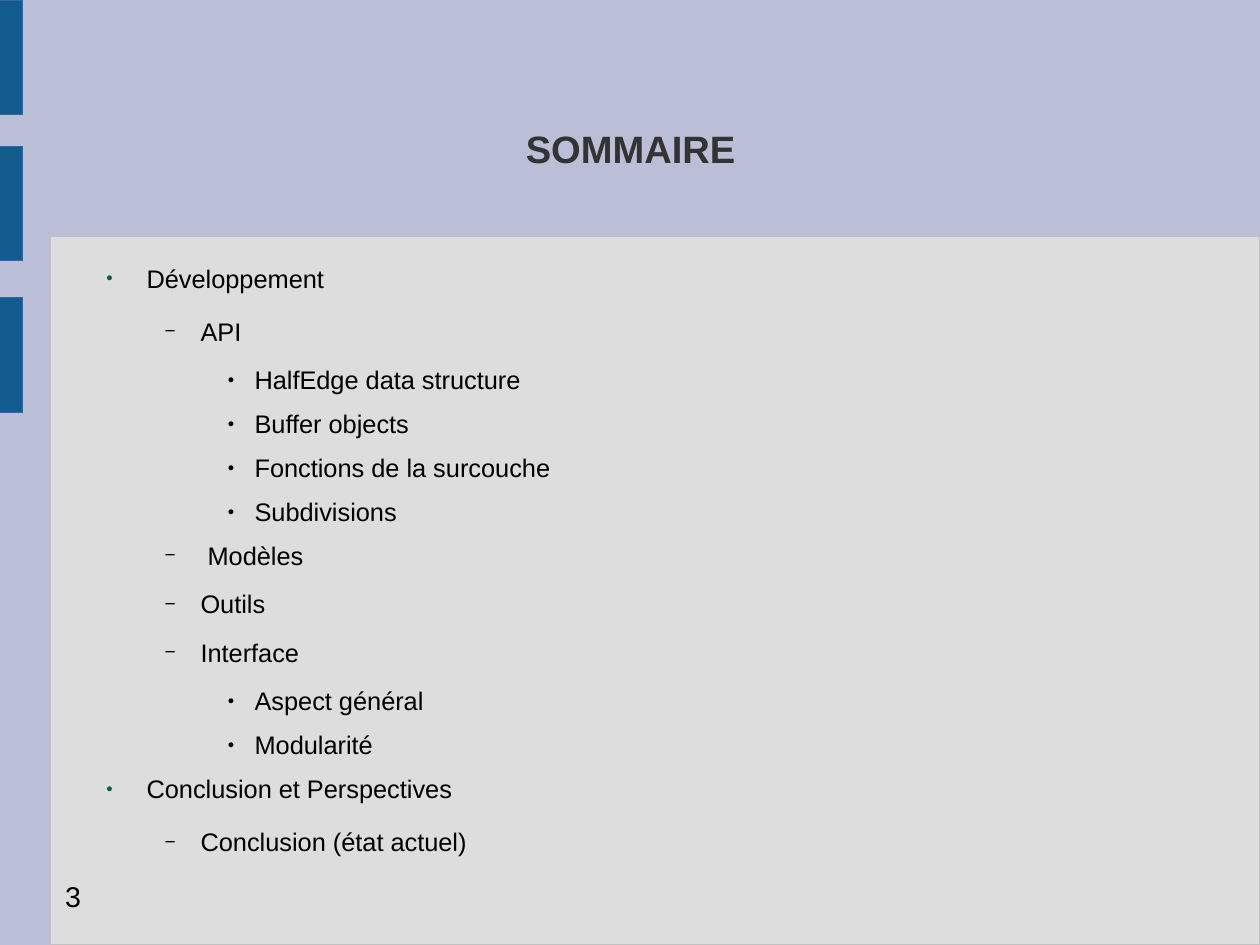
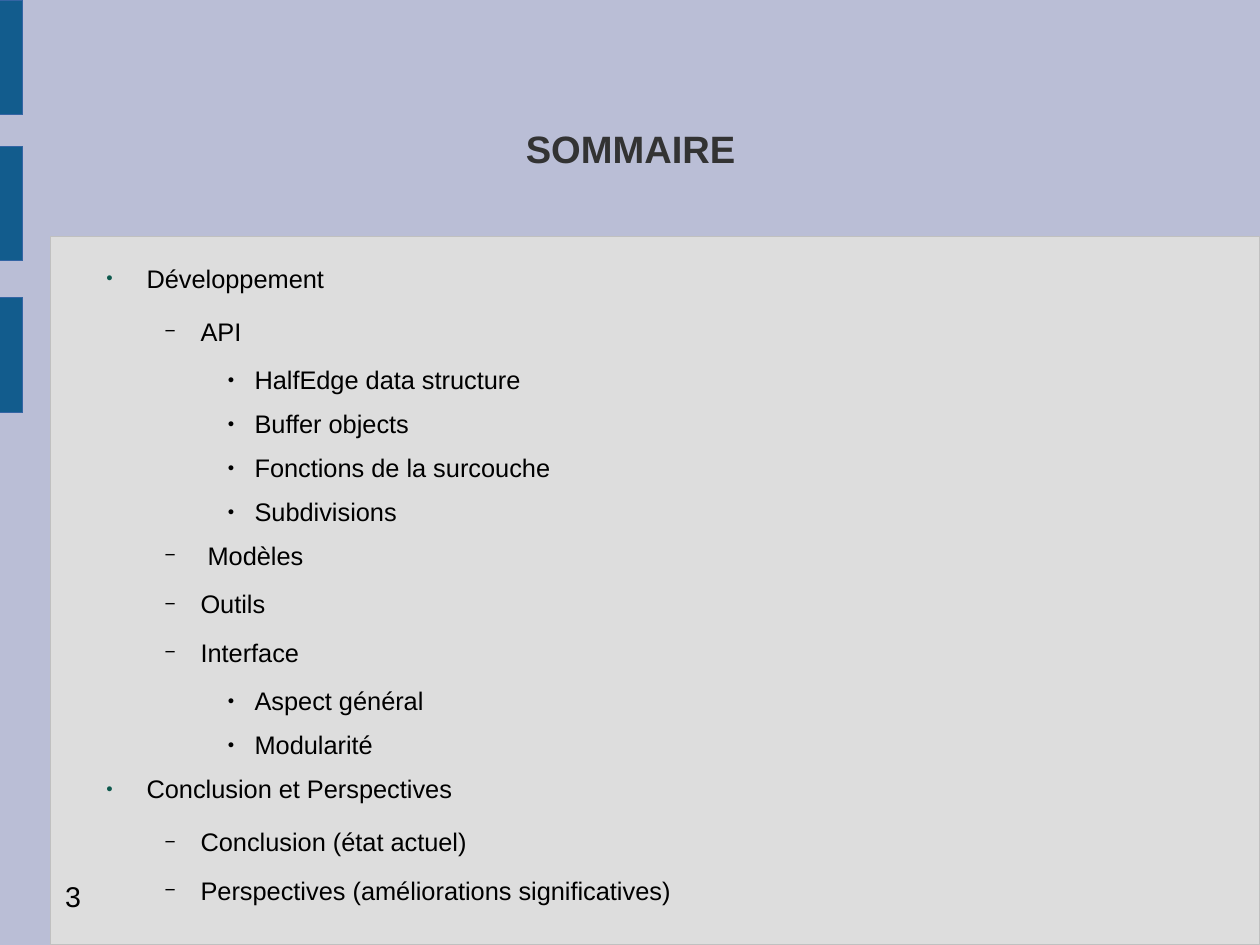
Before and after one commit to slvrgauthier/OpenSculpt, a slide deck: slide 3 of Documentation/Présentation_diapo.odp. Drawn at 1260x945 pixels with LibreOffice and Linux fonts; fonts in the diff are those of the drawing. Boxes give left, top, right and bottom in pixels: in the first picture for what was removed or moved away, otherwise in the second. Text is boxed around its words. In the diff, an @@ line names an element or a change of style, - is before the commit and + after.

```diff
--- a/Documentation/Présentation_diapo.odp
+++ b/Documentation/Présentation_diapo.odp
@@ text at [201, 881, 671, 905]: paragraph added @@
+  − Perspectives (améliorations significatives)
```
